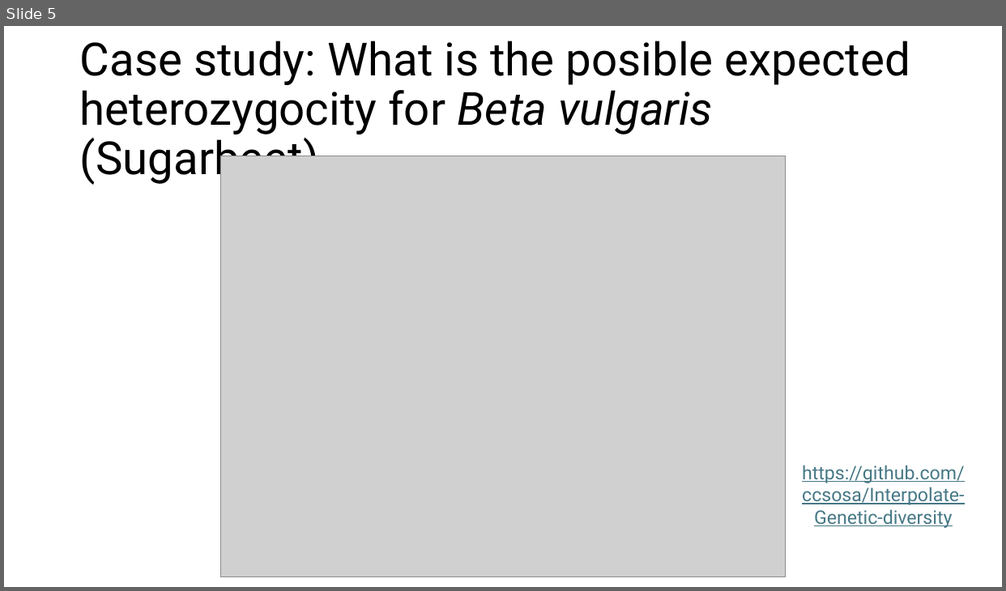
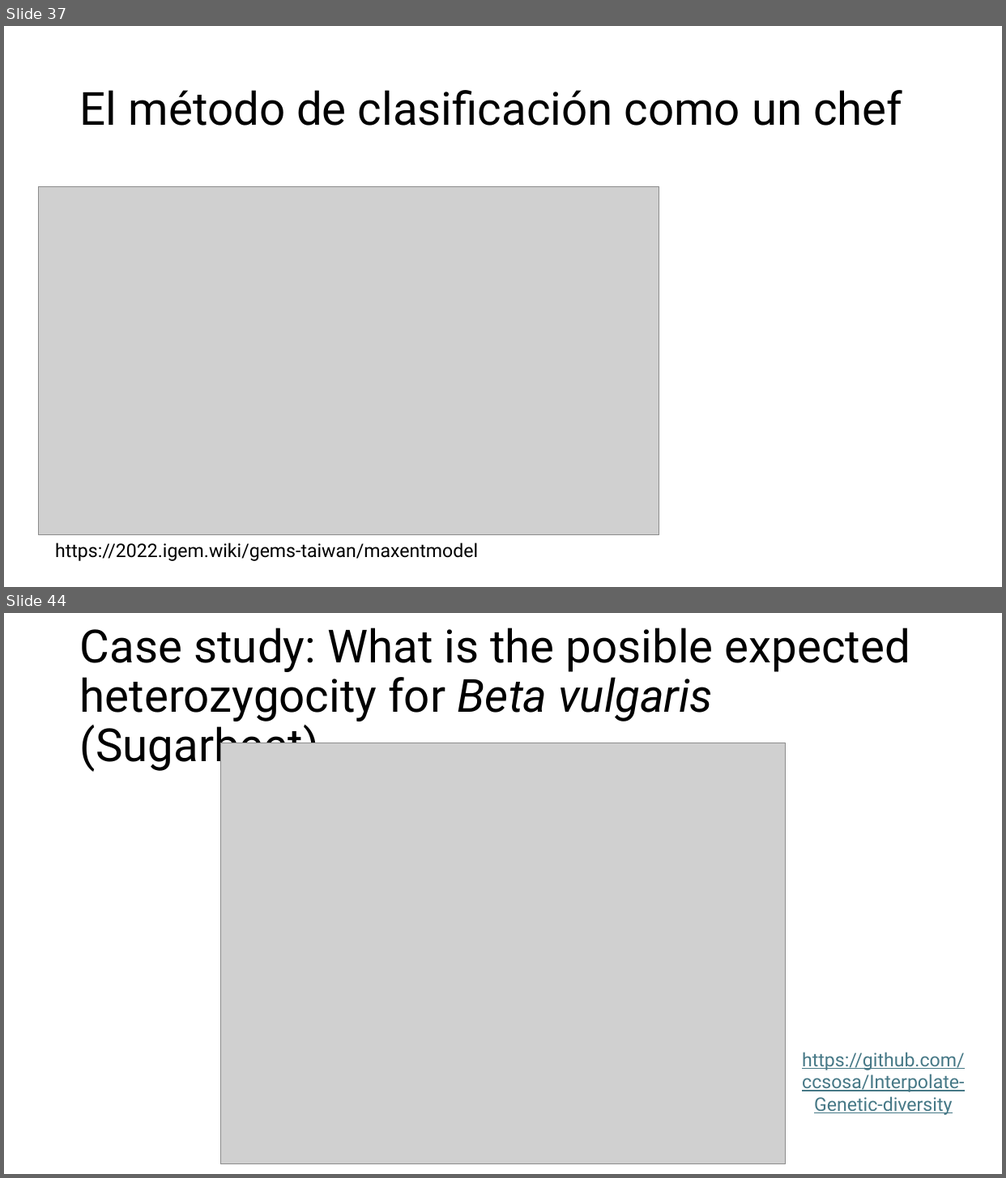
Before and after one commit to ccsosa/SDM_2026_2, a slide deck: 003_Machine_learning_R/Introduction to machine learning in R!.pptx. Shown one above the other, each under a label of ours: slide 5 before the commit, slides 37 and 44 after it; the slides between them are not shown. The pictures are 1006x591 and 1006x1178 pixels, drawn with LibreOffice and Linux fonts; fonts in the diff are those of the drawing; grey boxes stand for pictures. Boxes give left, top, right and bottom in pixels: in the first picture for what was removed or moved away, otherwise in the second. Text is boxed around its words. In the diff, an @@ line names an element or a change of style, - is before the commit and + after.

```diff
--- a/003_Machine_learning_R/Introduction to machine learning in R!.pptx
+++ b/003_Machine_learning_R/Introduction to machine learning in R!.pptx
@@ slide 37 added at [4,26,1002,587], background #FFFFFF @@
@@ title added at [80,90,902,126], 44 pt, text #000000 @@
+El método de clasificación como un chef
@@ picture added at [39,186,659,535] @@
@@ text added at [55,543,478,561], 18 pt, text #000000 @@
+https://2022.igem.wiki/gems-taiwan/maxentmodel
@@ what was slide 5 is now slide 44 @@
```
Also in this commit, not shown: 44 other slides added, 7 slides removed, 26 other files.
